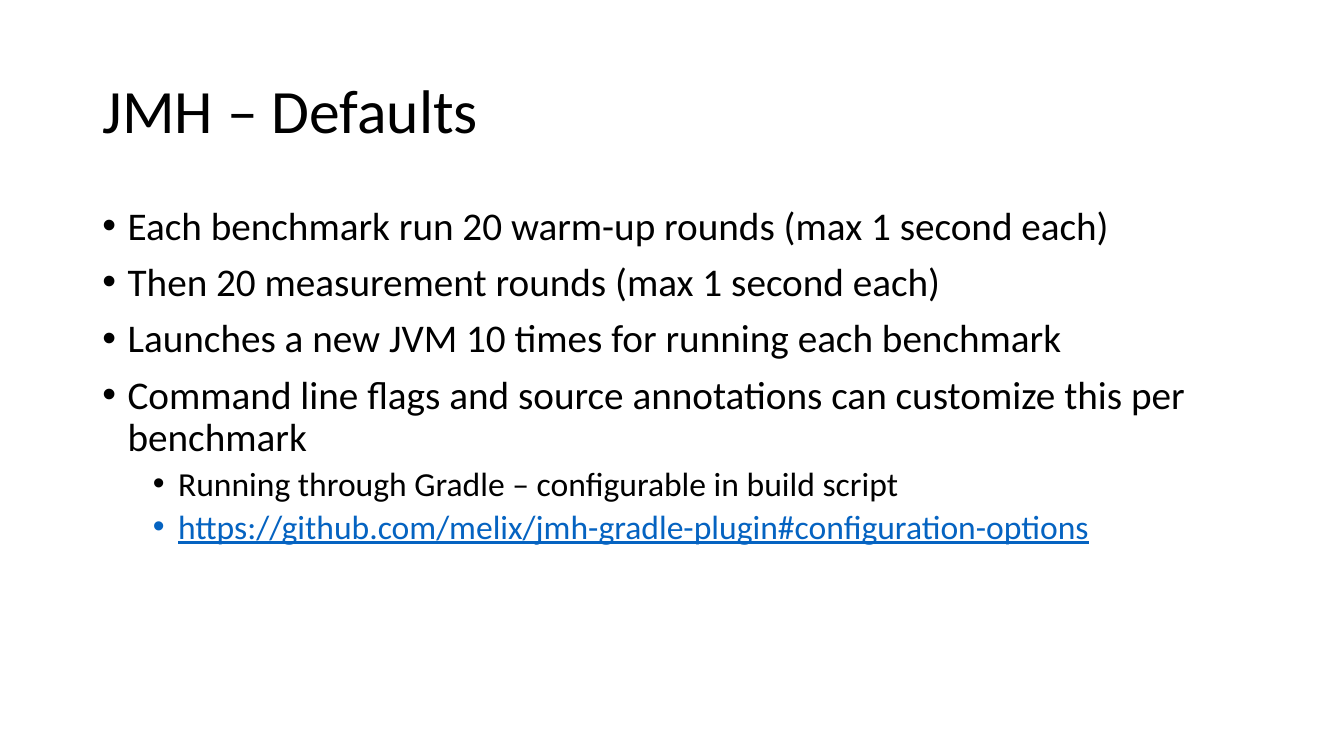
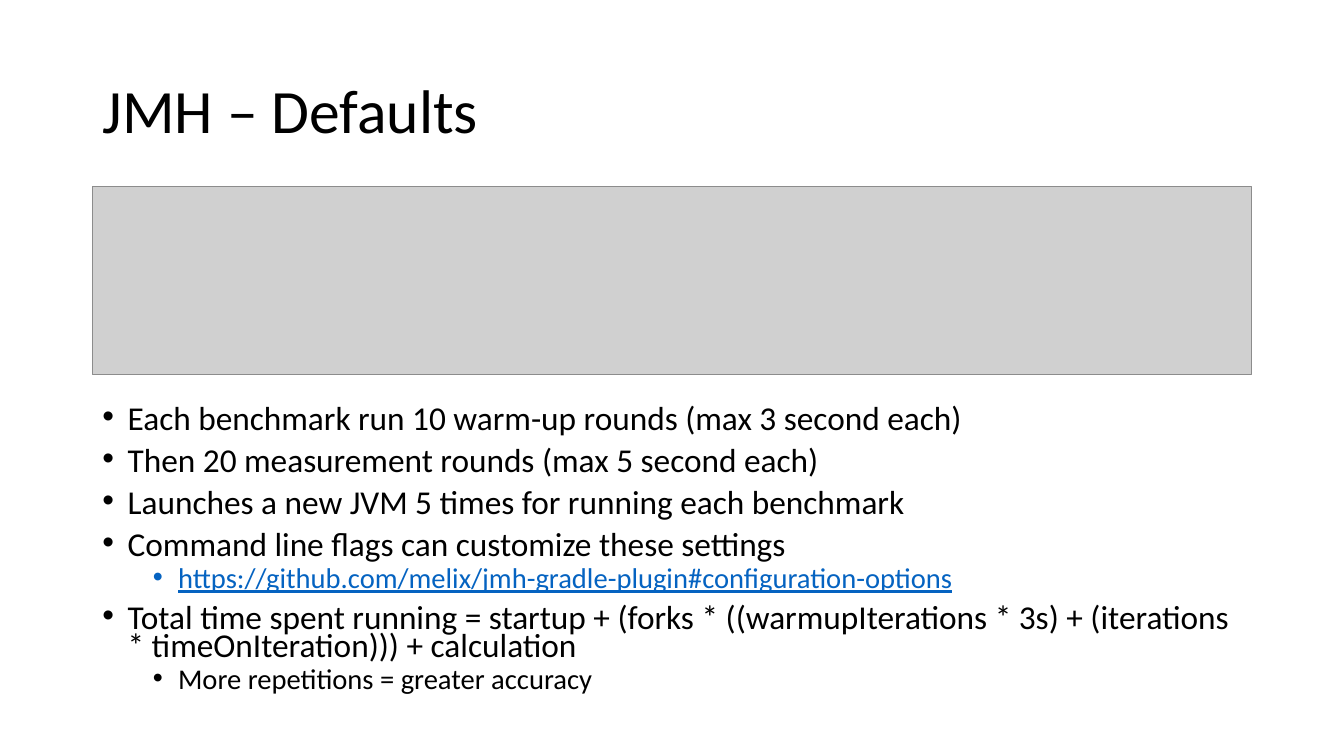
Before and after one commit to tresat/JMH-Presentation, a slide deck: slide 21 of doc/slides.pptx (slide 18 before the commit). Drawn at 1344x756 pixels with LibreOffice and Linux fonts; fonts in the diff are those of the drawing; grey boxes stand for pictures. Boxes give left, top, right and bottom in pixels: in the first picture for what was removed or moved away, otherwise in the second. Text is boxed around its words. In the diff, an @@ line names an element or a change of style, - is before the commit and + after.

```diff
--- a/doc/slides.pptx
+++ b/doc/slides.pptx
@@ picture added at (93, 187, 1252, 375) @@
@@ text "Each benchmark run 10 warm-up ...": place and size @@
-text "Each benchmark run 10 warm-up ..." at (128, 211, 1185, 545)
+text "Each benchmark run 10 warm-up ..." at (128, 405, 1228, 694)
@@ text at (128, 405, 961, 562): text changed; size 28 to 23.8 pt @@
-• Each benchmark run 20 warm-up rounds (max 1 second each)
-• Then 20 measurement rounds (max 1 second each)
-• Launches a new JVM 10 times for running each benchmark
-• Command line flags and source annotations can customize this per benchmark
-  • Running through Gradle – configurable in build script
+• Each benchmark run 10 warm-up rounds (max 3 second each)
+• Then 20 measurement rounds (max 5 second each)
+• Launches a new JVM 5 times for running each benchmark
+• Command line flags can customize these settings
@@ text at (178, 568, 952, 593): size 24 to 20.4 pt in "https://github.com/melix/jmh-gradle-plugin#configuration-opt ..."; line spacing 0.9 to 0.7 @@
@@ text at (128, 605, 1228, 694): paragraphs added @@
+• Total time spent running = startup + (forks * ((warmupIterations * 3s) + (iterations * timeOnIteration))) + calculation
+  • More repetitions = greater accuracy
```
Also in this commit, not shown: 18 other slides changed, 6 slides added, 5 slides removed, 11 other files.
